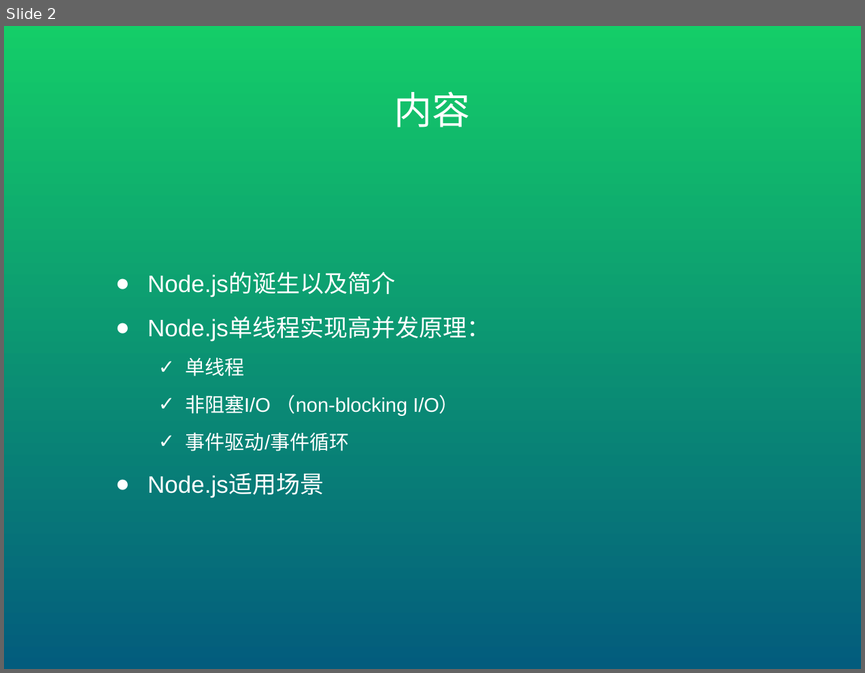
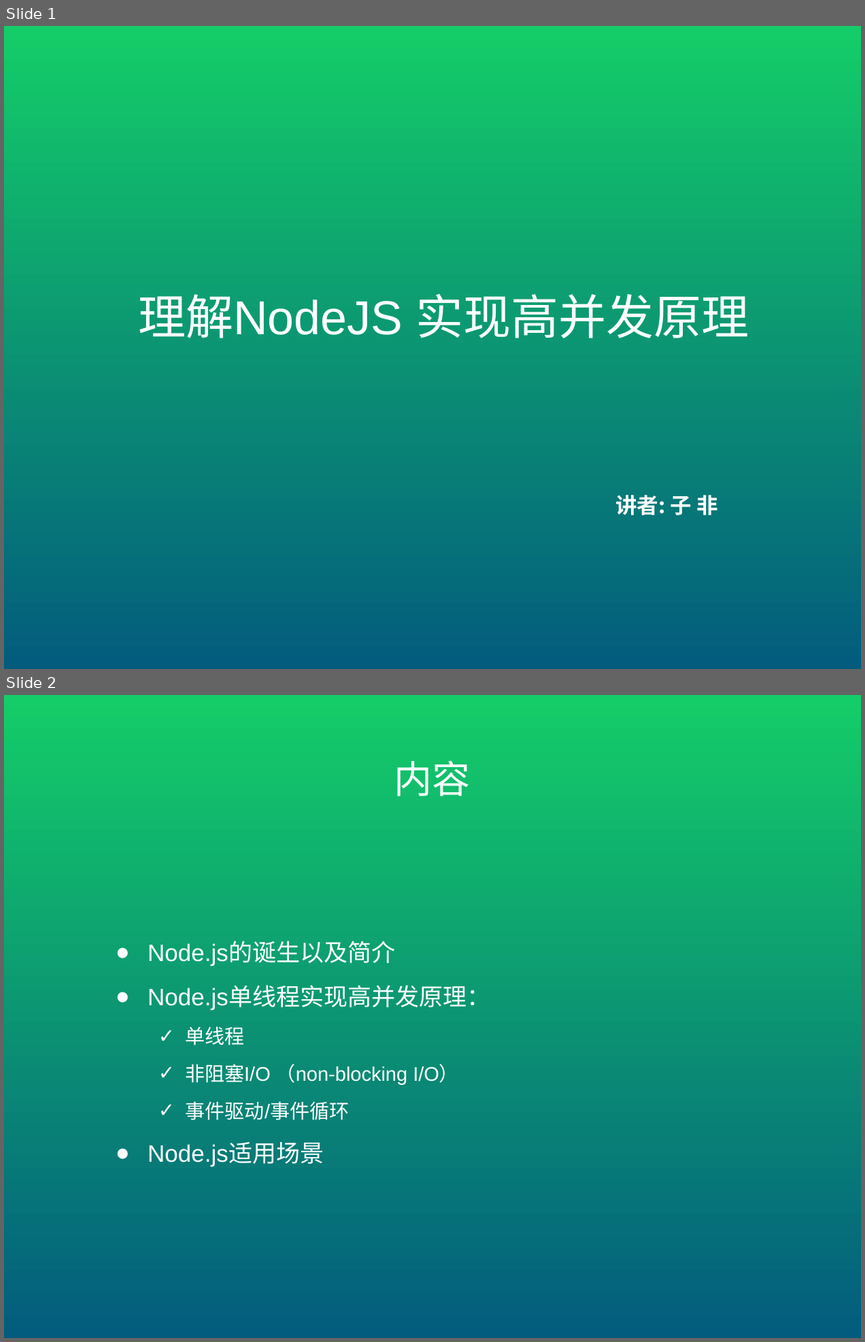
Before and after one commit to mopacha/course, a slide deck: ppt/聊一下NodeJS.pptx. Shown one above the other, each under a label of ours: slide 2 before the commit, slides 1 and 2 after it. The pictures are 865x673 and 865x1342 pixels, drawn with LibreOffice and Linux fonts; fonts in the diff are those of the drawing. Boxes give left, top, right and bottom in pixels: in the first picture for what was removed or moved away, otherwise in the second. Text is boxed around its words. In the diff, an @@ line names an element or a change of style, - is before the commit and + after.

```diff
--- a/ppt/聊一下NodeJS.pptx
+++ b/ppt/聊一下NodeJS.pptx
@@ slide 1 added at <box>4,26,861,669</box>, background gradient #14CD68 to #035C7D @@
@@ text added at <box>138,294,749,338</box>, 40 pt, text #FFFFFF @@
+理解NodeJS 实现高并发原理
@@ text added at <box>615,495,719,515</box>, 18 pt, text #FFFFFF, bold @@
+讲者: 子 非
```
Also in this commit, not shown: 1 slide changed, 5 other slides added, 1 slide removed, 1 other file.
